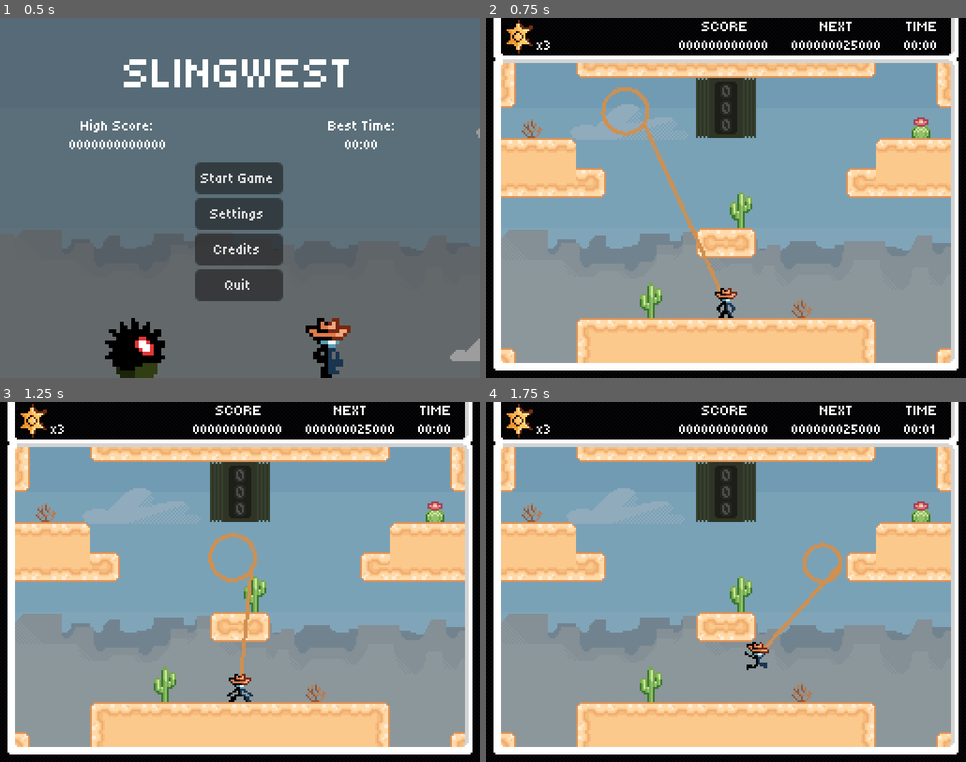
Above: before the commit, frames 1-4 (two rows, left to right).
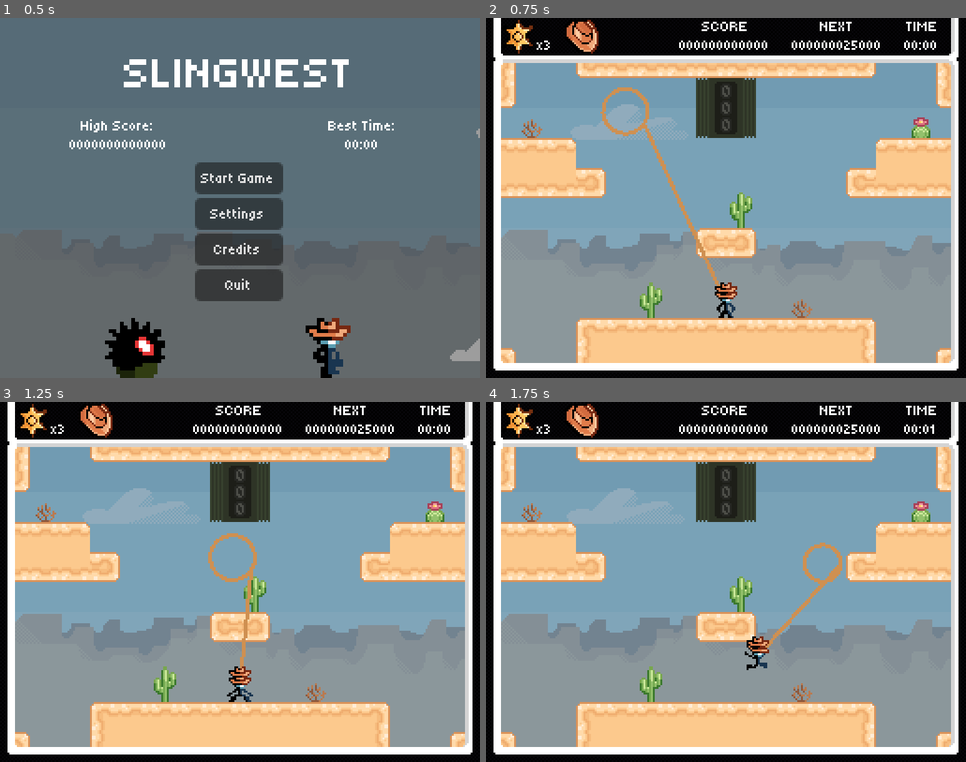
Above: after the commit, the same moments.

Repository: Jcodefox/GMTK-2025
Game: Godot game, scene res://scenes/topscenes/title_topscene.tscn
The game is run twice, just before and just after one commit, with the same random seed, the same clock (stepped at 60 frames per second) and the same inputs.
Inputs (mouse positions are in pixels of both pictures, inside the frame that each line leads up to):
- Up to frame 1 (0.5 s): no input
- Up to frame 2 (0.75 s): click "Start Game" at 0.5 s
- Up to frame 3 (1.25 s): no input
- Up to frame 4 (1.75 s): move the mouse to (831, 564) at 1.27 s; hold D (move_right) from 1.28 s (still down); hold Shift (lasso_bind) from 1.28 s (still down); tap Space (move_jump) at 1.52 s

Frame 1 is identical in both runs. In frame 2, 0.5% of the frame differs, in the area x 16-53%, y 0-77%; in frame 3, 0.5%; in frame 4, 0.5%.

Commit message:
Add hat 2

Diff:
--- a/scenes/prefabs/enemies/drone.tscn
+++ b/scenes/prefabs/enemies/drone.tscn
@@ -2,7 +2,7 @@
 
 [ext_resource type="Script" uid="uid://dexve2bhbeyob" path="res://scripts/prefabs/enemy/drone.gd" id="1_66nol"]
 [ext_resource type="SpriteFrames" uid="uid://3smv5kx276ei" path="res://assets/art/enemies/drone_sprite_frames.tres" id="2_66nol"]
-[ext_resource type="AudioStream" uid="uid://bqdmapj5bopqp" path="res://assets/sounds/bang.wav" id="2_ps8f2"]
+[ext_resource type="AudioStream" uid="uid://bgdarqbiqj2hj" path="res://assets/sounds/bass_boom.wav" id="2_ps8f2"]
 [ext_resource type="PackedScene" uid="uid://8u4a6kbsptoe" path="res://scenes/prefabs/jump_over_check.tscn" id="3_vv46m"]
 
 [sub_resource type="RectangleShape2D" id="RectangleShape2D_ps8f2"]
--- a/scenes/prefabs/player.tscn
+++ b/scenes/prefabs/player.tscn
@@ -44,6 +44,12 @@
 position = Vector2(0, -8)
 texture = ExtResource("4_8cdkg")
 
+[node name="Hat2" type="Sprite2D" parent="."]
+visible = false
+z_index = 1
+position = Vector2(0, -8)
+texture = ExtResource("4_8cdkg")
+
 [node name="AudioStreamPlayer" type="AudioStreamPlayer" parent="."]
 process_mode = 3
 bus = &"SFX"
--- a/scripts/prefabs/player_v2.gd
+++ b/scripts/prefabs/player_v2.gd
@@ -26,7 +26,7 @@
 
 var i_frame_time: float = 0
 
-var extra_health: int = 0
+var extra_health: int = 1
 
 var max_extra_jumps: int = 0
 var extra_jumps_left: int = 0
@@ -45,9 +45,13 @@
 # Used to prevent player input when playing death animation
 var dead: bool = false
 var dead_hat_velocity: Vector2 = Vector2.ZERO
+var hat_two_velocity: Vector2 = Vector2.ZERO
+var hat_two_position: Vector2 = Vector2.ZERO
+var hat_two_offset: Vector2 = Vector2.ZERO
 var frames_alive: int = 0
 
 func _ready() -> void:
+	hat_two_offset = $Hat2.position
 	Globals.player = self
 	animated_sprite_ghosts = Globals.make_loop_ghosts_of($AnimatedSprite2D)
 	collision_shape_ghosts = Globals.make_loop_ghosts_of($CollisionShape2D)
@@ -59,7 +63,13 @@
 	$HurtBox.body_entered.connect(area_hit_body)
 	$HurtBox.area_exited.connect(area_exited_area)
 
-func _process(_delta: float) -> void:
+func _process(delta: float) -> void:
+	if $Hat2.visible and extra_health == 0:
+		hat_two_position += hat_two_velocity * delta
+		hat_two_velocity.y += default_gravity * delta
+		$Hat2.global_position = hat_two_position
+	else:
+		$Hat2.global_position = Globals.convert_to_visible_pos(global_position) + hat_two_offset
 	if dead:
 		return
 	if i_frame_time == 0:
@@ -77,6 +87,8 @@
 		$Hat.position += dead_hat_velocity * delta
 		move_and_slide()
 		return
+
+	$Hat2.visible = $Hat2.visible or extra_health > 0
 
 	i_frame_time -= delta
 	i_frame_time = max(i_frame_time, 0)
@@ -161,6 +173,8 @@
 		if extra_health > 0:
 			extra_health -= 1
 			i_frame_time = 0.5
+			hat_two_position = Globals.convert_to_visible_pos(global_position) + hat_two_offset
+			hat_two_velocity = Vector2(randf_range(-15.0, 15.0), -5)
 			return
 		dead = true
 		Globals.lives -= 1
